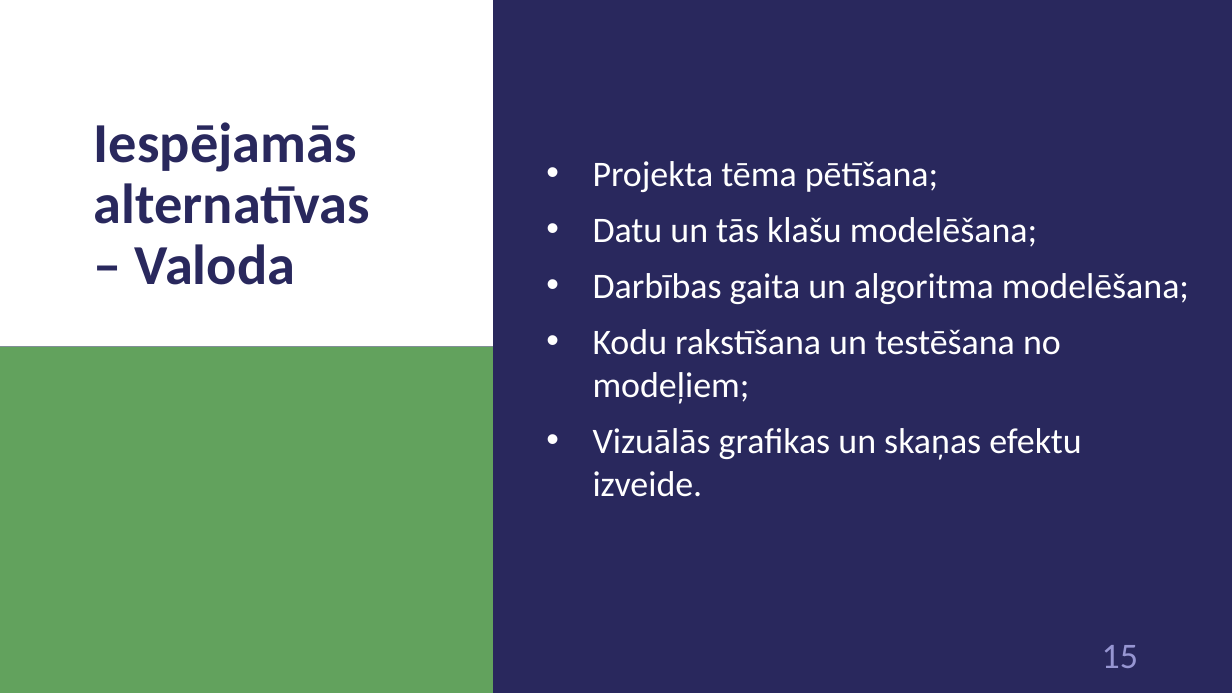
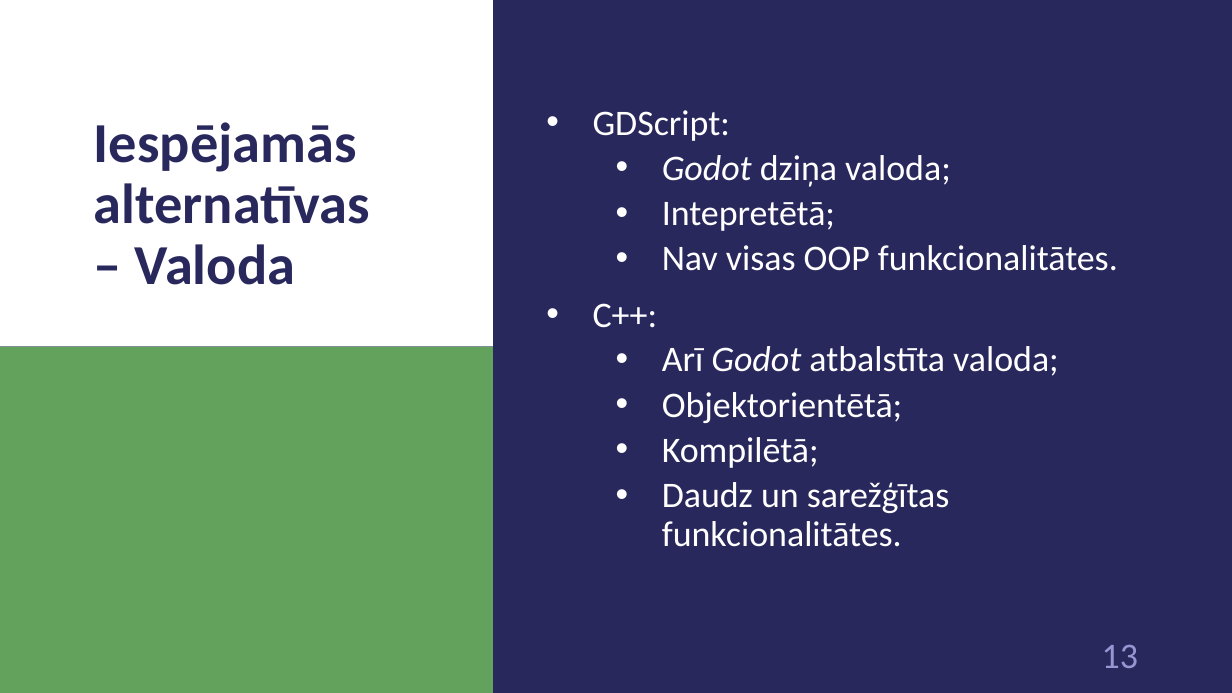
Before and after one commit to 1ivyatan/drumstalotajs, a slide deck: slide 13 of Documentation/Prezentācija.pptx (slide 15 before the commit). Drawn at 1232x693 pixels with LibreOffice and Linux fonts; fonts in the diff are those of the drawing. Boxes give left, top, right and bottom in pixels: in the first picture for what was removed or moved away, otherwise in the second. Text is boxed around its words. In the diff, an @@ line names an element or a change of style, - is before the commit and + after.

```diff
--- a/Documentation/Prezentācija.pptx
+++ b/Documentation/Prezentācija.pptx
@@ text at [593, 110, 1118, 547]: text changed @@
-• Projekta tēma pētīšana;
-• Datu un tās klašu modelēšana;
-• Darbības gaita un algoritma modelēšana;
-• Kodu rakstīšana un testēšana no modeļiem;
-• Vizuālās grafikas un skaņas efektu izveide.
+• GDScript:
+  • Godot dziņa valoda;
+  • Intepretētā;
+  • Nav visas OOP funkcionalitātes.
+• C++:
+  • Arī Godot atbalstīta valoda;
+  • Objektorientētā;
+  • Kompilētā;
+  • Daudz un sarežģītas funkcionalitātes.
@@ page number at [1102, 645, 1138, 668]: text changed @@
-15
+13
```
Also in this commit, not shown: 3 other slides changed, 3 slides removed.
